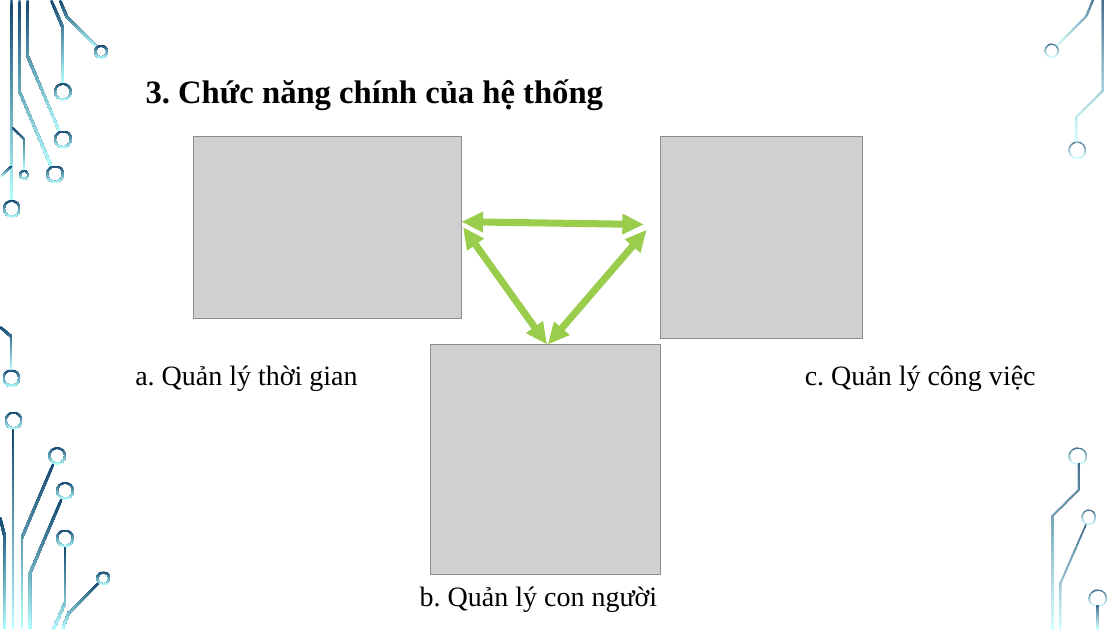
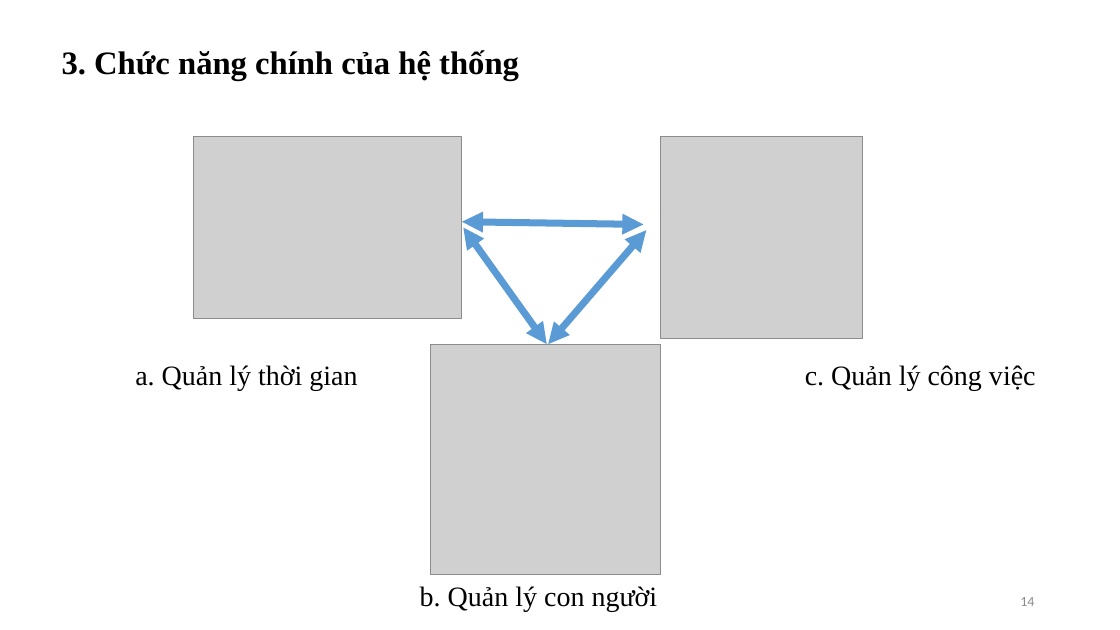
Before and after one commit to NguyenThiHao/DoAnTotNghiep, a slide deck: slide 14 of Documents/Slide do an tot nghiep.pptx (slide 13 before the commit). Drawn at 1120x630 pixels with LibreOffice and Linux fonts; fonts in the diff are those of the drawing; grey boxes stand for pictures; background and template pictures are left out. Boxes give left, top, right and bottom in pixels: in the first picture for what was removed or moved away, otherwise in the second. Text is boxed around its words. In the diff, an @@ line names an element or a change of style, - is before the commit and + after.

```diff
--- a/Documents/Slide do an tot nghiep.pptx
+++ b/Documents/Slide do an tot nghiep.pptx
@@ text "3. Chức năng chính của ...": place and size @@
-text "3. Chức năng chính của ..." at (146, 79, 603, 110)
+text "3. Chức năng chính của ..." at (62, 50, 519, 80)
@@ double arrow (462, 222) - (644, 224): stroke #9ACD4C 6 pt to #5B9BD5 6 pt @@
@@ double arrow (464, 228) - (547, 344): stroke #9ACD4C 6 pt to #5B9BD5 6 pt @@
@@ double arrow (646, 230) - (549, 344): stroke #9ACD4C 6 pt to #5B9BD5 6 pt @@
@@ page number added at (1020, 597, 1034, 606), 12 pt, text #8C8C8C @@
+14
@@ group removed at (0, 0, 1107, 630): 33 freeform shapes, 3 rectangles @@
```
Also in this commit, not shown: 18 other slides changed, 9 slides added, 2 slides removed, 25 other files.
